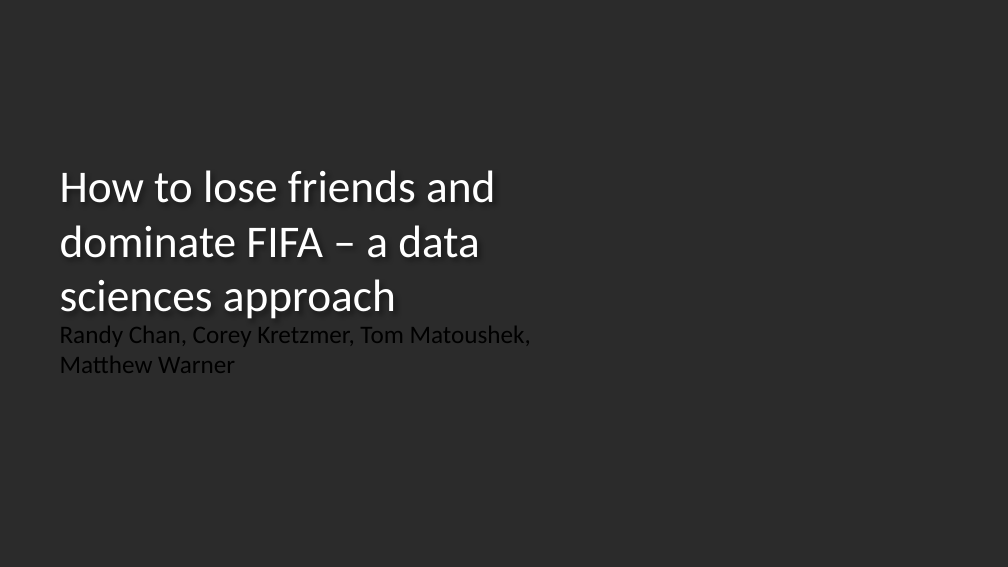
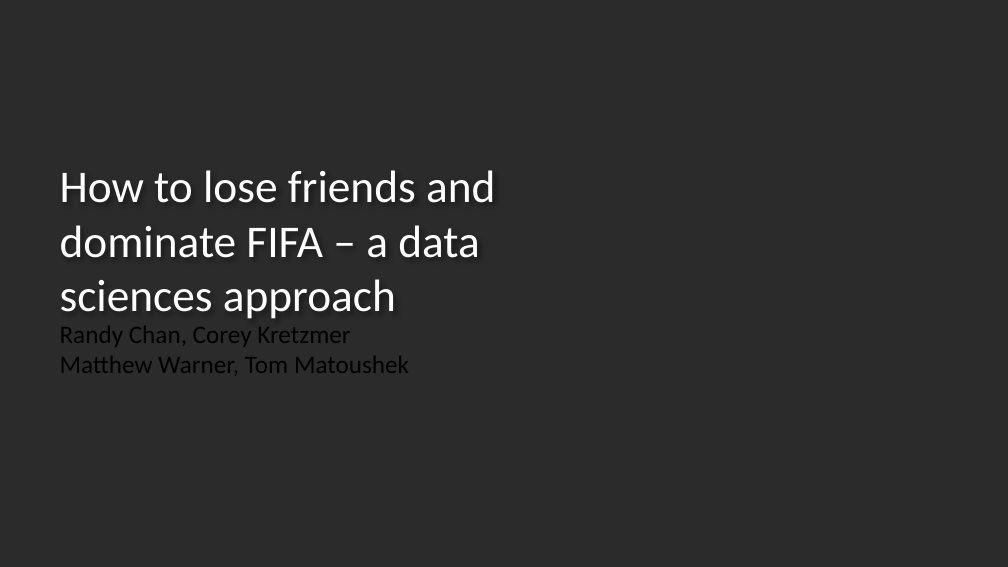
Before and after one commit to Randy0601/Soccer-Analysis, a slide deck: slide 1 of Presentation.pptx. Drawn at 1008x567 pixels with LibreOffice and Linux fonts; fonts in the diff are those of the drawing; background and template pictures are left out; a plain dark background stands for a picture behind light text. Boxes give left, top, right and bottom in pixels: in the first picture for what was removed or moved away, otherwise in the second. Text is boxed around its words. In the diff, an @@ line names an element or a change of style, - is before the commit and + after.

```diff
--- a/Presentation.pptx
+++ b/Presentation.pptx
@@ subtitle at <box>60,326,409,374</box>: text changed @@
-Randy Chan, Corey Kretzmer, Tom Matoushek, Matthew Warner
+Randy Chan, Corey Kretzmer
+Matthew Warner, Tom Matoushek
```
Also in this commit, not shown: 6 other slides changed.
